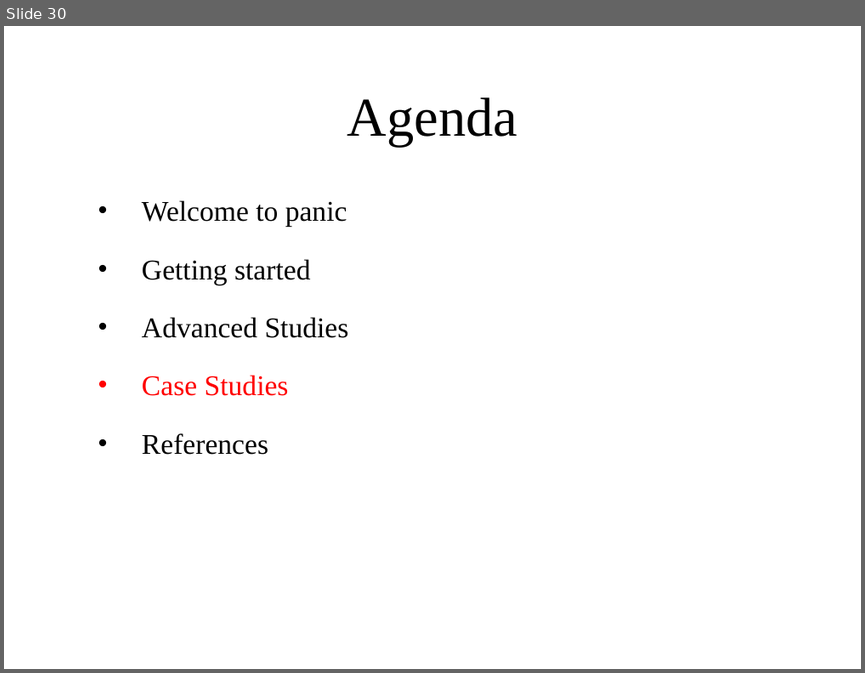
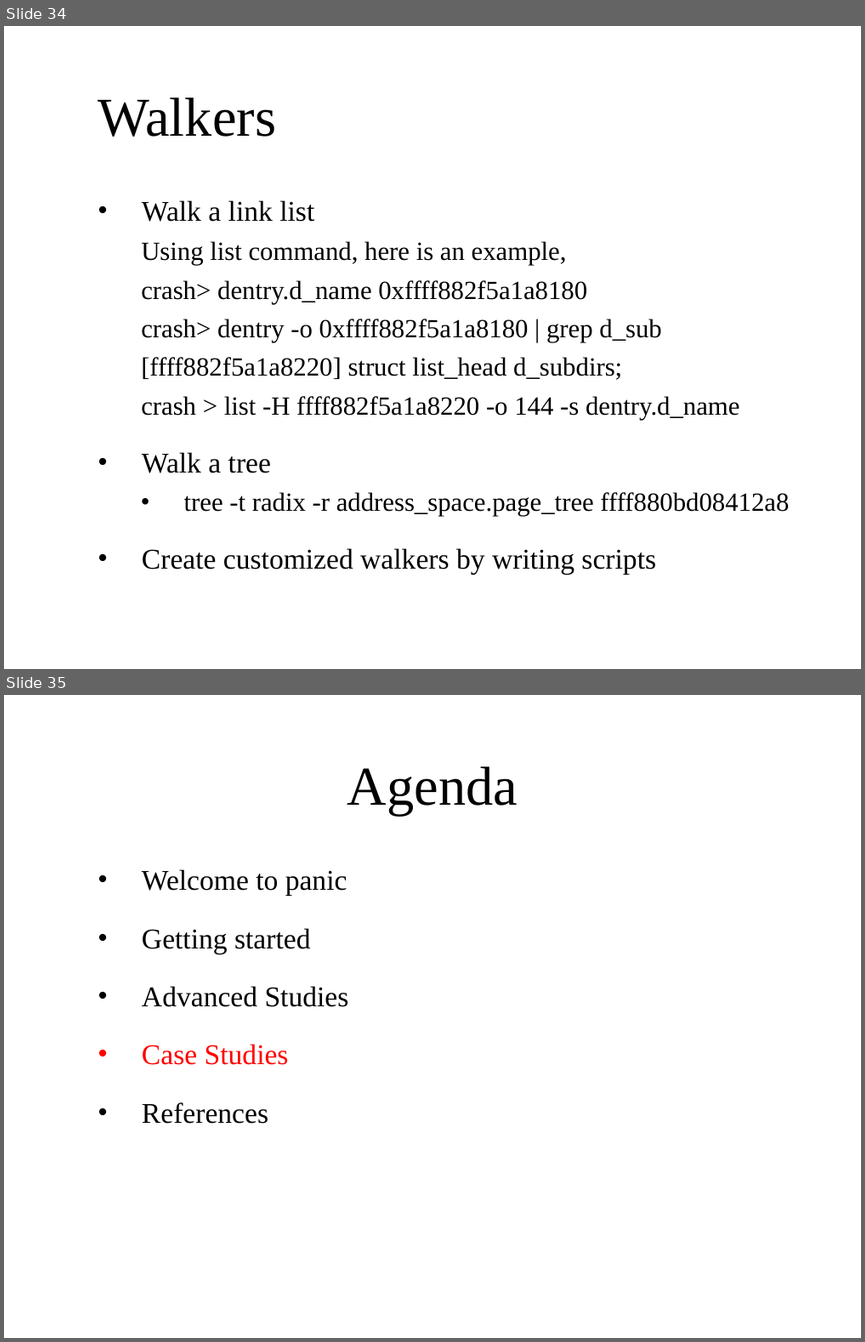
Before and after one commit to yangoliver/mydoc, a slide deck: slides/2017/linux_crash_dump_analysis.pptx. Shown one above the other, each under a label of ours: slide 30 before the commit, slides 34 and 35 after it. The pictures are 865x673 and 865x1342 pixels, drawn with LibreOffice and Linux fonts; fonts in the diff are those of the drawing; background and template pictures are left out. Boxes give left, top, right and bottom in pixels: in the first picture for what was removed or moved away, otherwise in the second. Text is boxed around its words. In the diff, an @@ line names an element or a change of style, - is before the commit and + after.

```diff
--- a/slides/2017/linux_crash_dump_analysis.pptx
+++ b/slides/2017/linux_crash_dump_analysis.pptx
@@ slide 34 added at (4, 26, 861, 669), background picture (left out) @@
@@ title added at (98, 97, 276, 136), 46 pt, text #000000 @@
+Walkers
@@ text added at (141, 200, 789, 574), 22 pt, text #000000 @@
+• Walk a link list
+  Using list command, here is an example,
+  crash> dentry.d_name 0xffff882f5a1a8180
+  crash> dentry -o 0xffff882f5a1a8180 | grep d_sub
+  [ffff882f5a1a8220] struct list_head d_subdirs;
+  crash > list -H ffff882f5a1a8220 -o 144 -s dentry.d_name
+• Walk a tree
+  • tree -t radix -r address_space.page_tree ffff880bd08412a8
+• Create customized walkers by writing scripts
@@ what was slide 30 is now slide 35 @@
```
Also in this commit, not shown: 3 slides changed, 4 other slides added.
